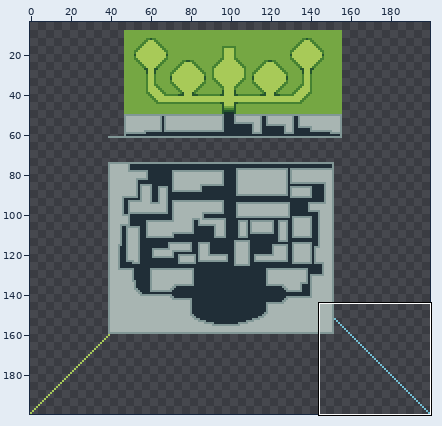
A pixel-art file gets an edit: Assets/Sprites/Map/m_mapTexture.ase. Above: a wide view before the commit, with the close-up outlined.
Close-up. Before the edit:
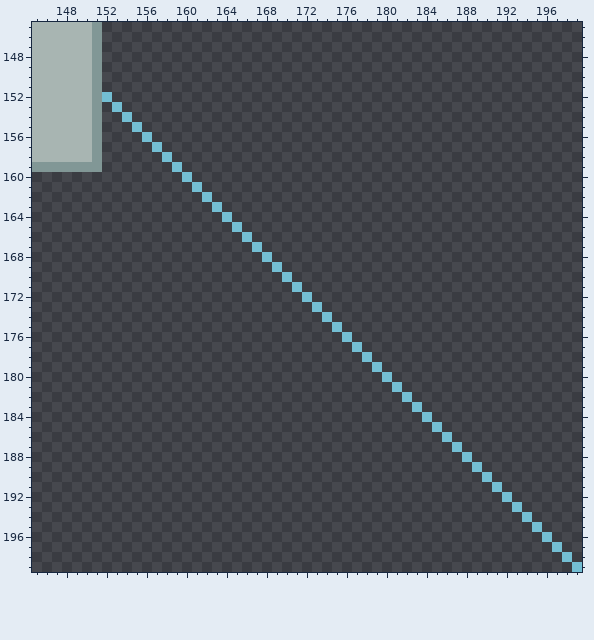
200x200 pixels, 1 frame. Shown: x 145..199, y 145..199. The wide view leaves out empty margins. The commit also changed other parts of the picture, which this record leaves out.
Once edited:
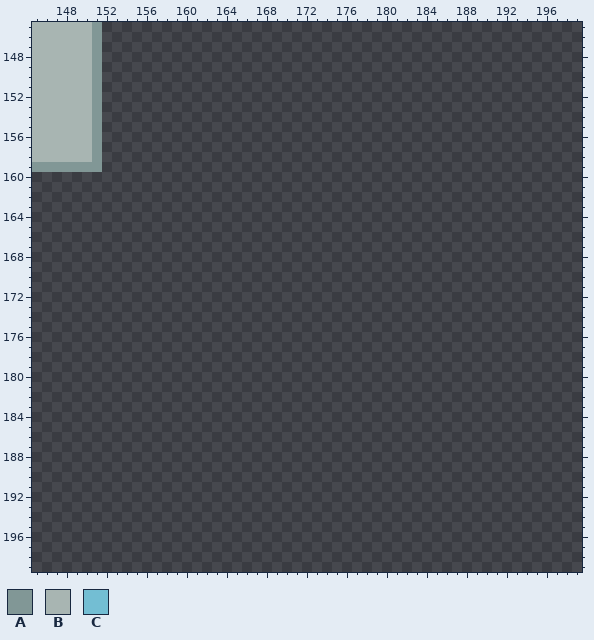
Palette (. is transparent): A #819796  B #a8b5b2  C #73bed3
Edits made:
Changed rows in their new state; - is an unchanged pixel.
first column x 152:
152 .-----------------------------------------------
153 -.----------------------------------------------
154 --.---------------------------------------------
155 ---.--------------------------------------------
156 ----.-------------------------------------------
157 -----.------------------------------------------
158 ------.-----------------------------------------
159 -------.----------------------------------------
160 --------.---------------------------------------
161 ---------.--------------------------------------
162 ----------.-------------------------------------
163 -----------.------------------------------------
164 ------------.-----------------------------------
165 -------------.----------------------------------
166 --------------.---------------------------------
167 ---------------.--------------------------------
168 ----------------.-------------------------------
169 -----------------.------------------------------
170 ------------------.-----------------------------
171 -------------------.----------------------------
172 --------------------.---------------------------
173 ---------------------.--------------------------
174 ----------------------.-------------------------
175 -----------------------.------------------------
176 ------------------------.-----------------------
177 -------------------------.----------------------
178 --------------------------.---------------------
179 ---------------------------.--------------------
180 ----------------------------.-------------------
181 -----------------------------.------------------
182 ------------------------------.-----------------
183 -------------------------------.----------------
184 --------------------------------.---------------
185 ---------------------------------.--------------
186 ----------------------------------.-------------
187 -----------------------------------.------------
188 ------------------------------------.-----------
189 -------------------------------------.----------
190 --------------------------------------.---------
191 ---------------------------------------.--------
192 ----------------------------------------.-------
193 -----------------------------------------.------
194 ------------------------------------------.-----
195 -------------------------------------------.----
196 --------------------------------------------.---
197 ---------------------------------------------.--
198 ----------------------------------------------.-
199 -----------------------------------------------.
